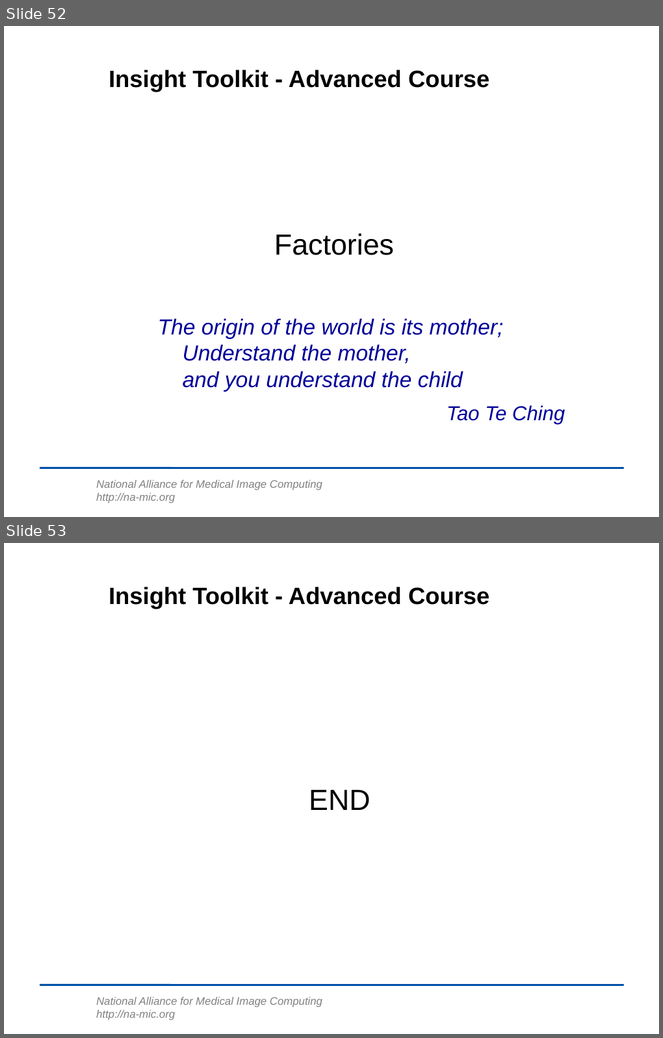
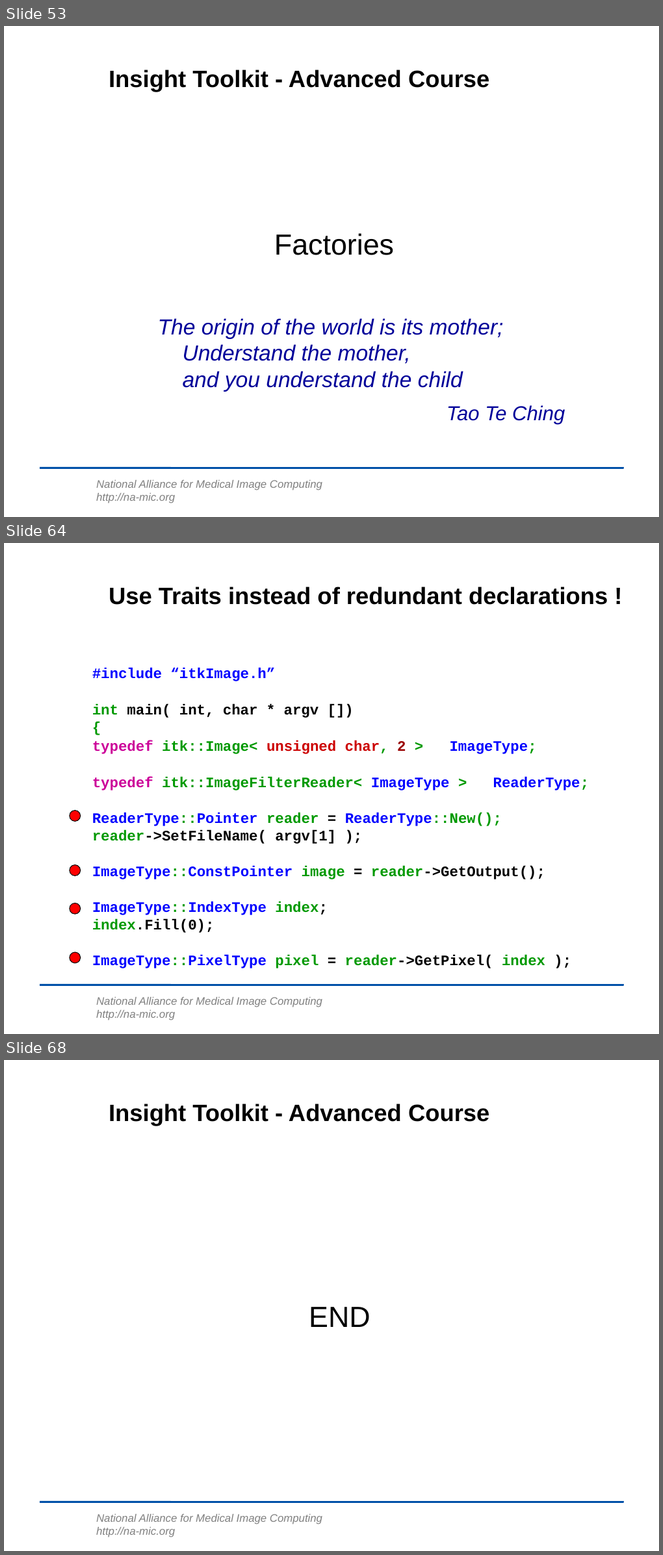
Before and after one commit to lheckemann/namic-sandbox, a slide deck: ITKAdvancedCourse/doc/presentations/Insight-DesignPatterns.ppt. Shown one above the other, each under a label of ours: slides 52 and 53 before the commit, slides 53, 64 and 68 after it; the slides between them are not shown. The pictures are 663x1038 and 663x1555 pixels, drawn with LibreOffice and Linux fonts; fonts in the diff are those of the drawing; background and template pictures are left out. Boxes give left, top, right and bottom in pixels: in the first picture for what was removed or moved away, otherwise in the second. Text is boxed around its words. In the diff, an @@ line names an element or a change of style, - is before the commit and + after.

Commit message:
ENH: Factories finished.      Traits finished.

```diff
--- a/ITKAdvancedCourse/doc/presentations/Insight-DesignPatterns.ppt
+++ b/ITKAdvancedCourse/doc/presentations/Insight-DesignPatterns.ppt
@@ slide 64 added at bbox=[4, 543, 659, 1034], background #FFFFFF; not listed: 2 template elements that a slide beside it also shows @@
@@ title added at bbox=[109, 587, 608, 605], 26 pt, text #000000, bold @@
+Use Traits instead of redundant declarations !
@@ text added at bbox=[92, 668, 590, 969], 16 pt, text #0000FF, bold @@
+#include “itkImage.h”
+int main( int, char * argv [])
+{
+typedef itk::Image< unsigned char, 2 > ImageType;
+typedef itk::ImageFilterReader< ImageType > ReaderType;
+ReaderType::Pointer reader = ReaderType::New();
+reader->SetFileName( argv[1] );
+ImageType::ConstPointer image = reader->GetOutput();
+ImageType::IndexType index;
+index.Fill(0);
+ImageType::PixelType pixel = reader->GetPixel( index );
@@ ellipse added at bbox=[70, 810, 81, 821], fill #FF0000, outline #000000 0.74 pt @@
@@ ellipse added at bbox=[70, 865, 81, 876], fill #FF0000, outline #000000 0.74 pt @@
@@ ellipse added at bbox=[70, 903, 81, 915], fill #FF0000, outline #000000 0.74 pt @@
@@ ellipse added at bbox=[70, 953, 81, 964], fill #FF0000, outline #000000 0.74 pt @@
@@ what was slide 52 is now slide 53 @@
@@ what was slide 53 is now slide 68 @@
```
Also in this commit, not shown: 2 slides changed, 14 other slides added.
